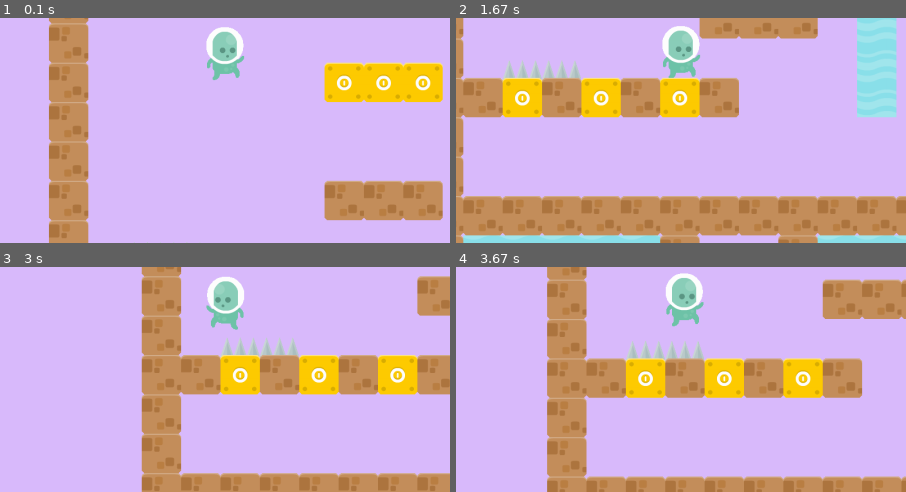
Above: before the commit, frames 1-4 (two rows, left to right).
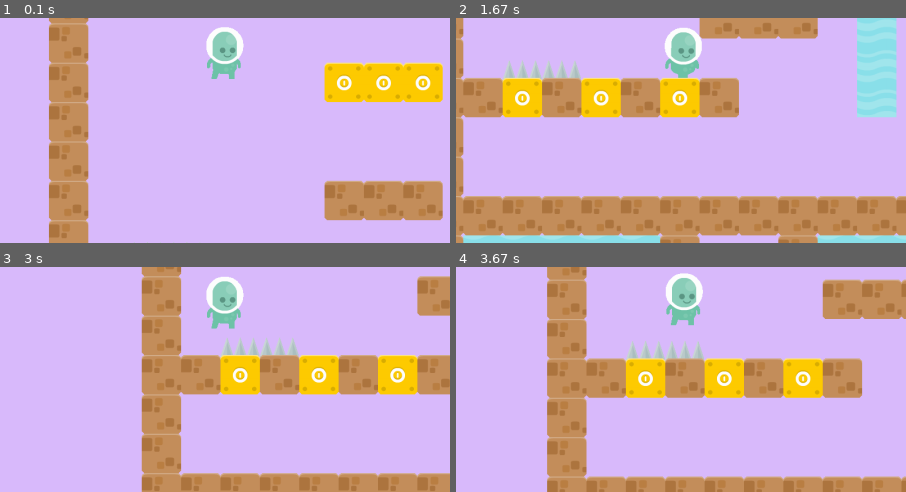
Above: after the commit, the same moments.

Repository: MahentNik/Project_pygame
Game: pygame game, started from main.py
Same seed, same stepped clock (60 frames per second), same inputs: the game is played once before the commit and once after it.
Inputs:
- Up to frame 1 (0.1 s): no input
- Up to frame 2 (1.67 s): hold Right 0.33-0.8 s; hold Up 0.83-1.13 s; hold Right 1.17-1.63 s
- Up to frame 3 (3 s): hold Left 1.67-2.2 s; hold Down 2.23-2.53 s; hold Left 2.57-2.97 s
- Up to frame 4 (3.67 s): hold Right from 3.4 s (still down)
The pictures show only the part of the screen within x 25-75%, y 42-92%; the shares and areas given below are measured in that part.

The runs differ from the first frame. In frame 1, 0.2% of the frame differs, in the area x 46-55%, y 16-28%; in frame 2, 0.8%, in the area x 45-55%, y 3-27%; in frame 3, 0.5%; in frame 4, 0.2%.

Commit message:
movements (completely)

Diff:
--- a/main.py
+++ b/main.py
@@ -1,4 +1,3 @@
-import os
 import pygame
 from load_image import load_image
 from snail import Snail
@@ -7,7 +6,6 @@
 from camera import Camera
 from hud import Hud
 from items import Coin
-from spike import Spike
 from tiles import *
 
 # основные переменные
@@ -18,7 +16,7 @@
 RELOAD_o2 = pygame.USEREVENT + 77  # перезарядка получения кислорода
 RELOAD__o2 = pygame.USEREVENT + 78  # перезарядка отнимания кислорода
 REPEAT_MUSIC = pygame.USEREVENT + 1
-FRAME_CHANGE = pygame.USEREVENT + 2
+FRAME_CHANGE = pygame.USEREVENT + 2  # смена кадра
 
 tile_width = tile_height = 70
 PRIMITIVE_LEVEL = [
@@ -120,7 +118,7 @@
     wat_up = False
     wat_down = False
 
-    pygame.time.set_timer(FRAME_CHANGE, 60)
+    pygame.time.set_timer(FRAME_CHANGE, 90)
 
     running = True
     while running:
@@ -163,7 +161,7 @@
             if event.type == RELOAD__o2:
                 is_time__o2 = True
             if event.type == FRAME_CHANGE:
-                hero.frame_changes(is_left, is_right)
+                hero.frame_changes(is_left, is_right, up)
         camera.update(hero)
 
         for sprite in all_sprites:
--- a/player.py
+++ b/player.py
@@ -65,17 +65,16 @@
             self.enemy_collide(enemy_group, spikes_group, let_group)
 
     # смена кадров
-    def frame_changes(self, left, right):
+    def frame_changes(self, left, right, up):
         if left:
             cur_images = self.mirrored_images
         else:
             cur_images = self.images
 
-        if self.on_Ground and not (left or right):
+        if not up and not (left or right):
             self.image = cur_images[0]
-        elif self.on_Ground and (left or right):
+        elif not up and (left or right):
             self.cur_frame = (self.cur_frame + 1) % len(cur_images[:2])
-            print(self.cur_frame, len(cur_images[:2]))
             self.image = cur_images[self.cur_frame]
         else:
             self.image = cur_images[2]
